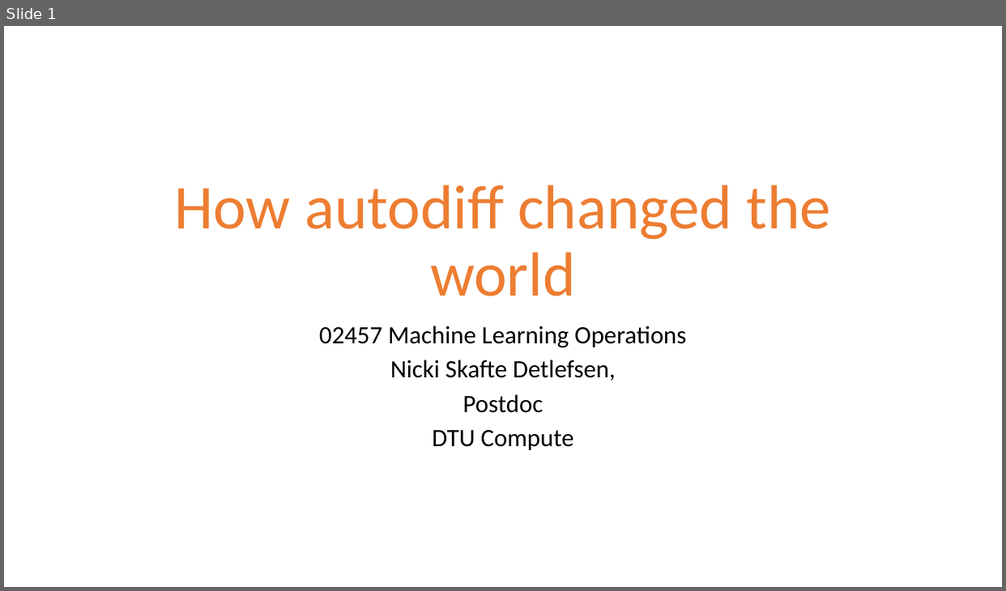
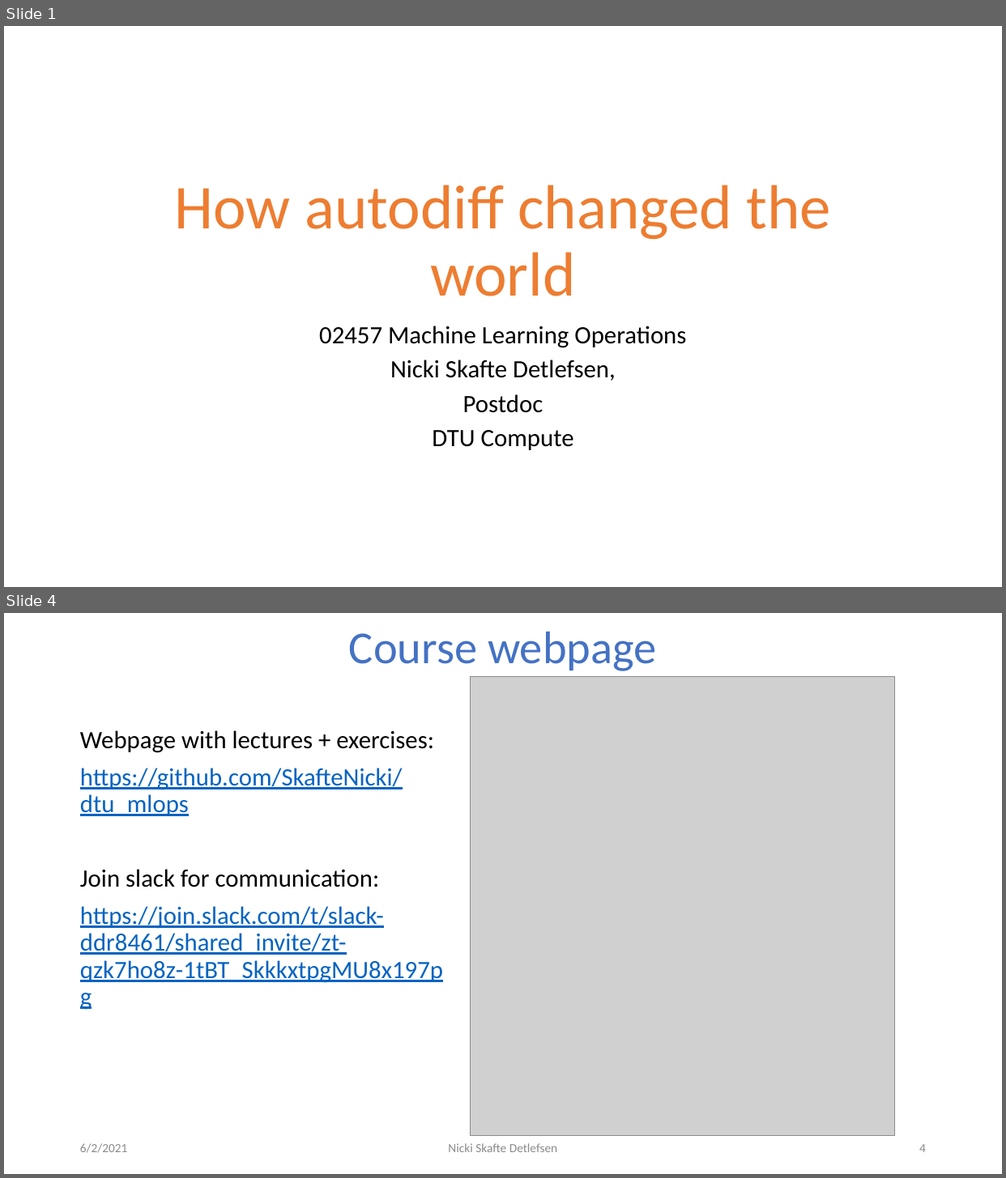
Before and after one commit to DeepEasterbunny/dtu_mlops, a slide deck: 01_introduction/How_autodiff_changed_the_world.pptx. Shown one above the other, each under a label of ours: slide 1 before the commit, slides 1 and 4 after it; the slides between them are not shown. The pictures are 1006x591 and 1006x1178 pixels, drawn with LibreOffice and Linux fonts; fonts in the diff are those of the drawing; grey boxes stand for pictures; background and template pictures are left out. Boxes give left, top, right and bottom in pixels: in the first picture for what was removed or moved away, otherwise in the second. Text is boxed around its words. In the diff, an @@ line names an element or a change of style, - is before the commit and + after.

```diff
--- a/01_introduction/How_autodiff_changed_the_world.pptx
+++ b/01_introduction/How_autodiff_changed_the_world.pptx
@@ slide 4 added at (4,613,1002,1174), background #FFFFFF @@
@@ title added at (349,632,657,671), 44 pt, text #4472C4 @@
+Course webpage
@@ picture added at (471,677,895,1135) @@
@@ text added at (80,730,443,983), 24 pt, text #0563C1, underline @@
+Webpage with lectures + exercises:
+https://github.com/SkafteNicki/dtu_mlops
+Join slack for communication:
+https://join.slack.com/t/slack-ddr8461/shared_invite/zt-qzk7ho8z-1tBT_SkkkxtpgMU8x197pg
@@ text added at (80,1144,128,1153), 12 pt, text #8C8C8C @@
+6/2/2021
@@ text added at (448,1144,557,1152), 12 pt, text #8C8C8C @@
+Nicki Skafte Detlefsen
@@ page number added at (919,1144,926,1152), 12 pt, text #8C8C8C @@
+4
```
Also in this commit, not shown: 15 slides changed, 2 other files.
